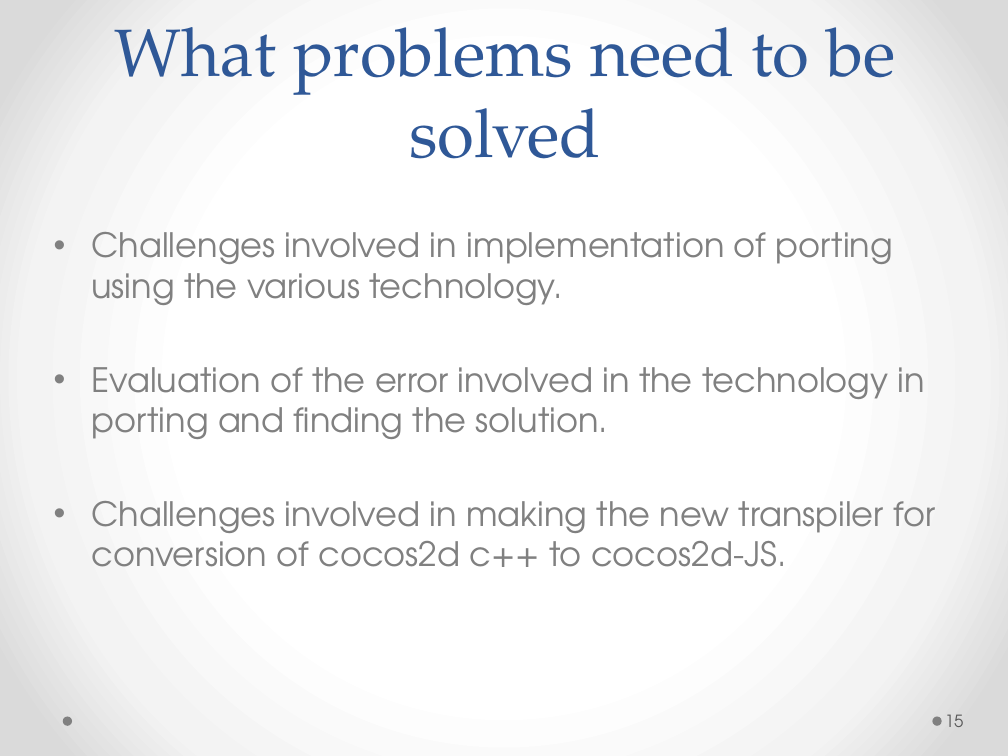
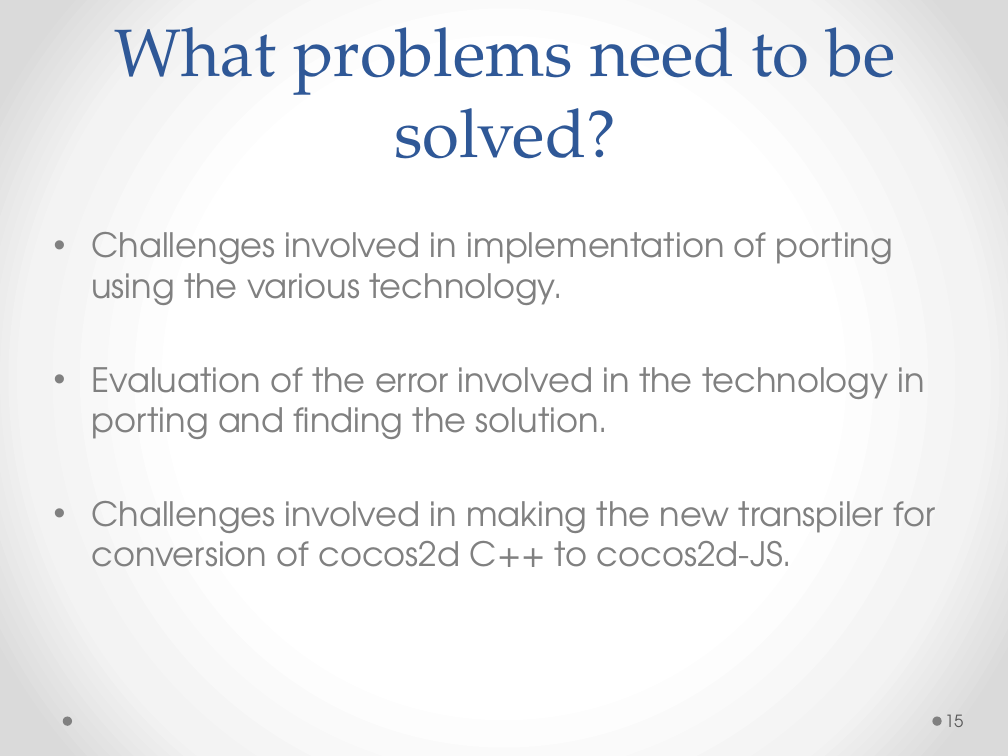
Before and after one commit to amit1984/Thesis, a slide deck: slide 15 of thesis_v4.pptx. Drawn at 1008x756 pixels with LibreOffice and Linux fonts; fonts in the diff are those of the drawing. Boxes give left, top, right and bottom in pixels: in the first picture for what was removed or moved away, otherwise in the second. Text is boxed around its words. In the diff, an @@ line names an element or a change of style, - is before the commit and + after.

```diff
--- a/thesis_v4.pptx
+++ b/thesis_v4.pptx
@@ title at box(115, 27, 895, 159): text changed @@
-What problems need to be solved
+What problems need to be solved?
@@ text at box(92, 501, 935, 567): text changed @@
-• Challenges involved in making the new transpiler for conversion of cocos2d c++ to cocos2d-JS.
+• Challenges involved in making the new transpiler for conversion of cocos2d C++ to cocos2d-JS.
```
Also in this commit, not shown: 15 other slides changed, 2 slides added, 3 slides removed.
